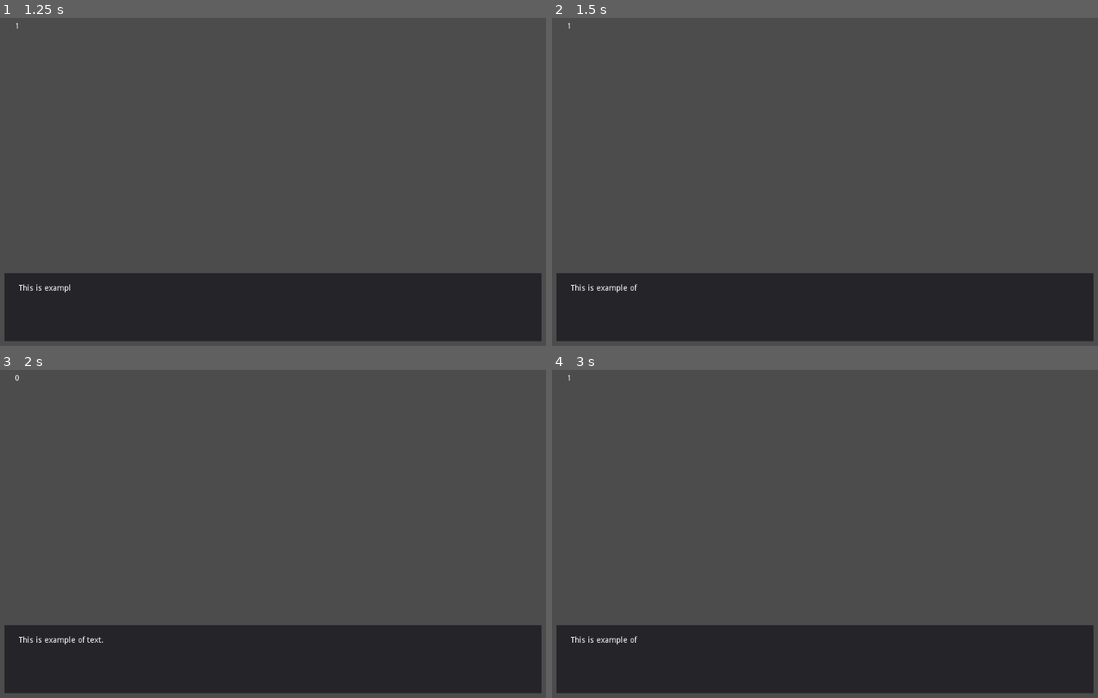
Above: before the commit, frames 1-4 (two rows, left to right).
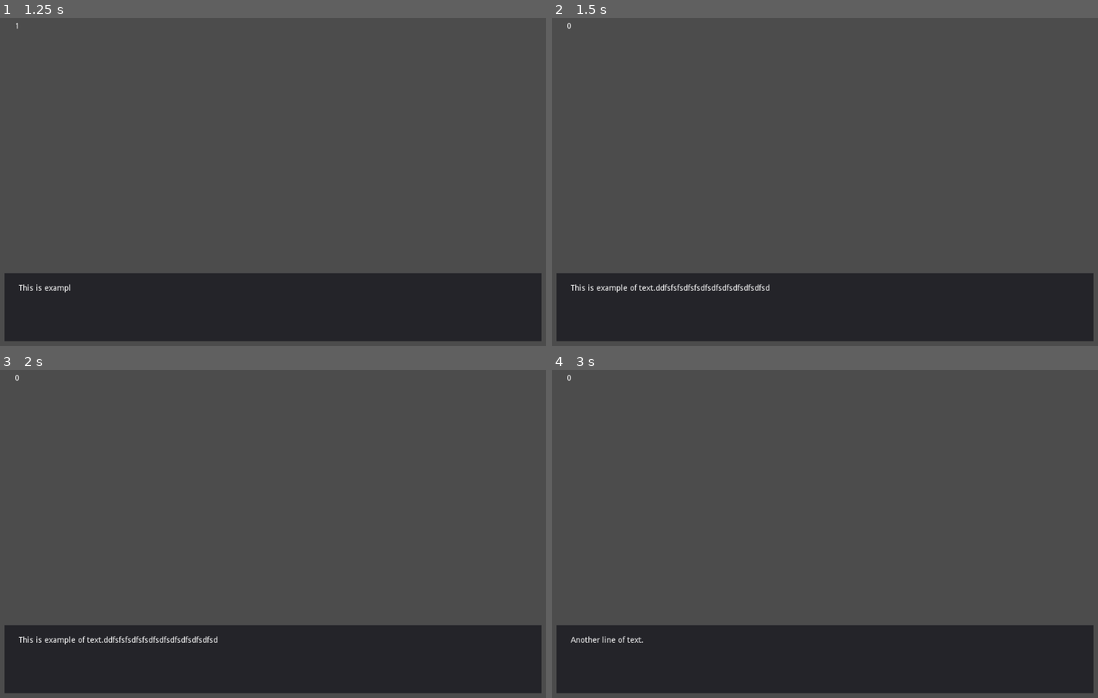
Above: after the commit, the same moments.

Repository: MrWebsterEvo/Dialogue-System
Game: Godot game, scene res://Scenes/MainLevelNode.tscn
The game is run twice, just before and just after one commit, with the same random seed, the same clock (stepped at 60 frames per second) and the same inputs.
Inputs (mouse positions are in pixels of both pictures, inside the frame that each line leads up to):
- Up to frame 1 (1.25 s): tap Enter at 0.5 s; move the mouse to (398, 165) at 0.52 s; press the mouse at (398, 165) at 0.53 s
- Up to frame 2 (1.5 s): tap Space at 1.25 s; move the mouse to (710, 198) at 1.27 s; release the mouse at (710, 198) at 1.28 s; click (710, 198) at 1.35 s
- Up to frame 3 (2 s): no input
- Up to frame 4 (3 s): tap Enter at 2 s; move the mouse to (885, 458) at 2.02 s; press the mouse at (885, 458) at 2.03 s; tap Space at 2.75 s; move the mouse to (797, 602) at 2.77 s; release the mouse at (797, 602) at 2.78 s; click (797, 602) at 2.85 s

Frame 1 is identical in both runs. In frame 2, 0.3% of the frame differs, in the area x 2-40%, y 1-84%; in frame 3, 0.2%; in frame 4, 0.2%.

Commit message:
Функция Fast Forward для печати текста

Diff:
--- a/Script/Dialogues/DialogueExample.gd
+++ b/Script/Dialogues/DialogueExample.gd
@@ -2,7 +2,7 @@
 
 onready var dialogue_container := {
 	# ID: [CHAR_NAME\COMMAND_TYPE, TEXT, NEXT_LINE_ID]
-	1: ['Example', 'This is example of text.', 2],
+	1: ['Example', 'This is example of text.ddfsfsfsdfsfsdfsdfsdfsdfsdfsdfsd', 2],
 	2: ['Example', 'Another line of text.', 3],
 	3: ['Narrator', 'Sample, example, shmample.', 2]
 }
--- a/Script/TextBox.gd
+++ b/Script/TextBox.gd
@@ -1,18 +1,10 @@
 extends CanvasLayer
 
-signal finish_typing
 
 onready var TextOutput := get_node("MarginContainer/Panel/TextOutput")
-onready var character_per_second = GlobalParamList.CPS
 
-func get_text_to_textbox(txt_string: String):
-	var speed: float
-	speed = define_speed_for_one_symbol(character_per_second)
-	# TextOutput.text = txt_string
-	for symbol in txt_string:
-		yield(get_tree().create_timer(speed), "timeout")
-		TextOutput.text += symbol
-	emit_signal("finish_typing")
+func set_text_to_textbox(txt_string: String):
+	TextOutput.text = txt_string
 
 func define_speed_for_one_symbol(cps: int):
 	return 1.0/cps
--- a/Script/TextProceedController.gd
+++ b/Script/TextProceedController.gd
@@ -2,46 +2,68 @@
 
 onready var Output := get_node("../TextBox")
 onready var Parent := get_node("..")
+onready var character_per_second = GlobalParamList.CPS
 
 enum {
 	IDLE,
-	ADVANCE
+	ADVANCE,
+	FAST_FORWARD
 }
 
 onready var STATE := IDLE
 
 var dialogue_node: Node
+var text_string: String
 var line_id: int
 
 func _ready():
 	dialogue_node = Parent.get_dialogue_node()
-	Output.connect("finish_typing", self, "return_to_idle")
+
 
 func _input(event):
 	if event.is_action_pressed("act_LMB"):
-		var text_string: String
-		text_string = proceed_text()
-		if text_string:
-			Output.get_text_to_textbox(text_string)
-
-func proceed_text():
-	if STATE == IDLE:
-		STATE = ADVANCE
-		Output.clear_textbox()
-		return load_file()
-	elif STATE == ADVANCE:
-		return ''
+		if not text_string:
+			text_string = load_file()
+		if text_string and STATE == IDLE:
+			STATE = ADVANCE
+			start_typing()
+		elif text_string and STATE == ADVANCE:
+			STATE = FAST_FORWARD
 
 func load_file():
-	var raw_string: String
-	var cnt
+	var container
 	var full_string := ['','']
 
-	cnt = dialogue_node.dialogue_container[1]
-	full_string[0] = cnt[1]
+	if not line_id:
+		container = dialogue_node.dialogue_container[1]
+		line_id = container[2]
+		full_string[1] = container[1]
+	else:
+		container = dialogue_node.dialogue_container[line_id]
+		full_string[1] = container[1]
+		line_id = container[2]
 
+	return full_string[1]
 
-	return full_string[0]
+func return_to_idle_state():
+	text_string = ''
+	STATE = IDLE
 
-func return_to_idle():
-	STATE = IDLE
+func define_speed_for_one_symbol(cps: int):
+	return 1.0/cps
+
+func start_typing():
+	var container := ''
+	var speed: float
+	speed = define_speed_for_one_symbol(character_per_second)
+	if STATE:
+		for symbol in text_string:
+			match STATE:
+				ADVANCE:
+					yield(get_tree().create_timer(speed), "timeout")
+					container += symbol
+					Output.set_text_to_textbox(container)
+				FAST_FORWARD:
+					Output.set_text_to_textbox(text_string)
+					break
+		return_to_idle_state()
